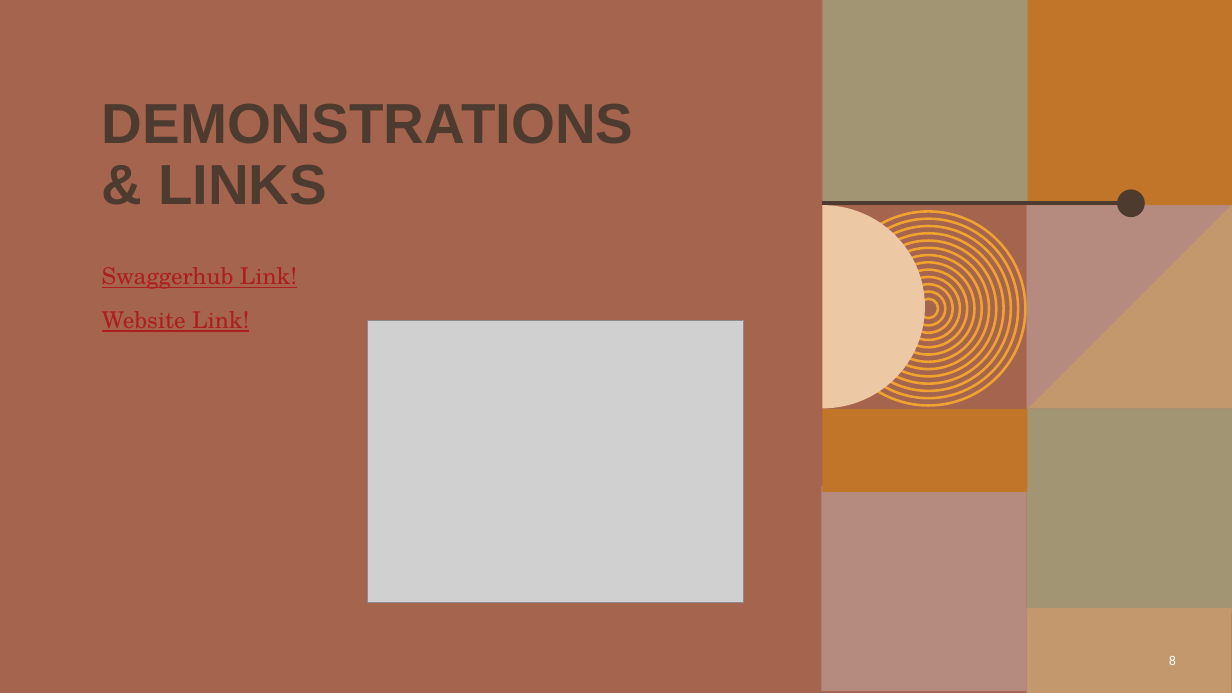
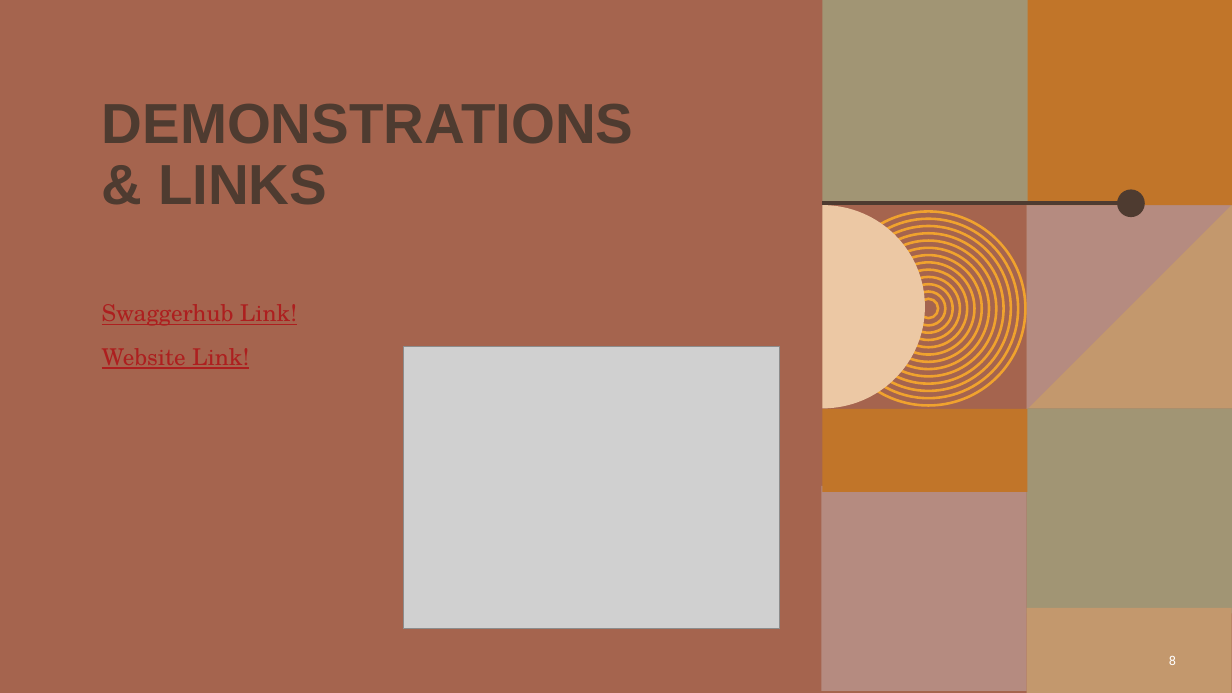
Before and after one commit to KalebOTB/ContactManager, a slide deck: slide 8 of Miscellaneous/Contact_Manager.pptx. Drawn at 1232x693 pixels with LibreOffice and Linux fonts; fonts in the diff are those of the drawing; grey boxes stand for pictures; background and template pictures are left out. Boxes give left, top, right and bottom in pixels: in the first picture for what was removed or moved away, otherwise in the second. Text is boxed around its words. In the diff, an @@ line names an element or a change of style, - is before the commit and + after.

```diff
--- a/Miscellaneous/Contact_Manager.pptx
+++ b/Miscellaneous/Contact_Manager.pptx
@@ text "Swaggerhub Link!": place and size @@
-text "Swaggerhub Link!" at [102,267,297,332]
+text "Swaggerhub Link!" at [102,304,297,369]
@@ picture: place and size @@
-picture at [368,320,744,603]
+picture at [403,347,779,629]
```
Also in this commit, not shown: 2 other slides changed.
